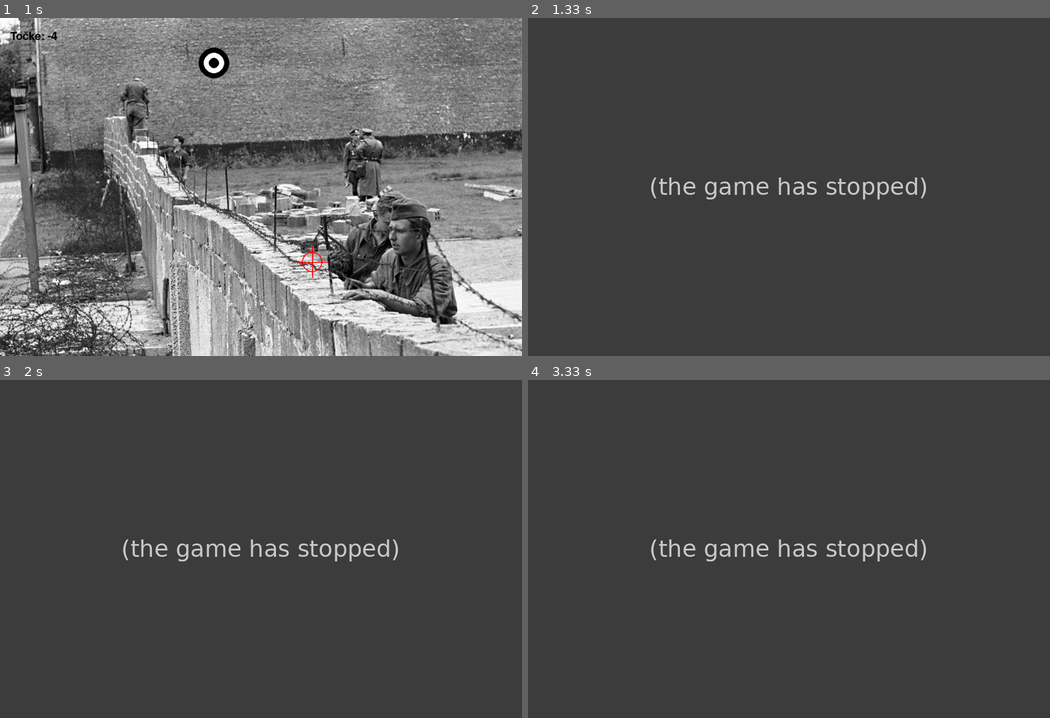
Above: before the commit, frames 1-4 (two rows, left to right).
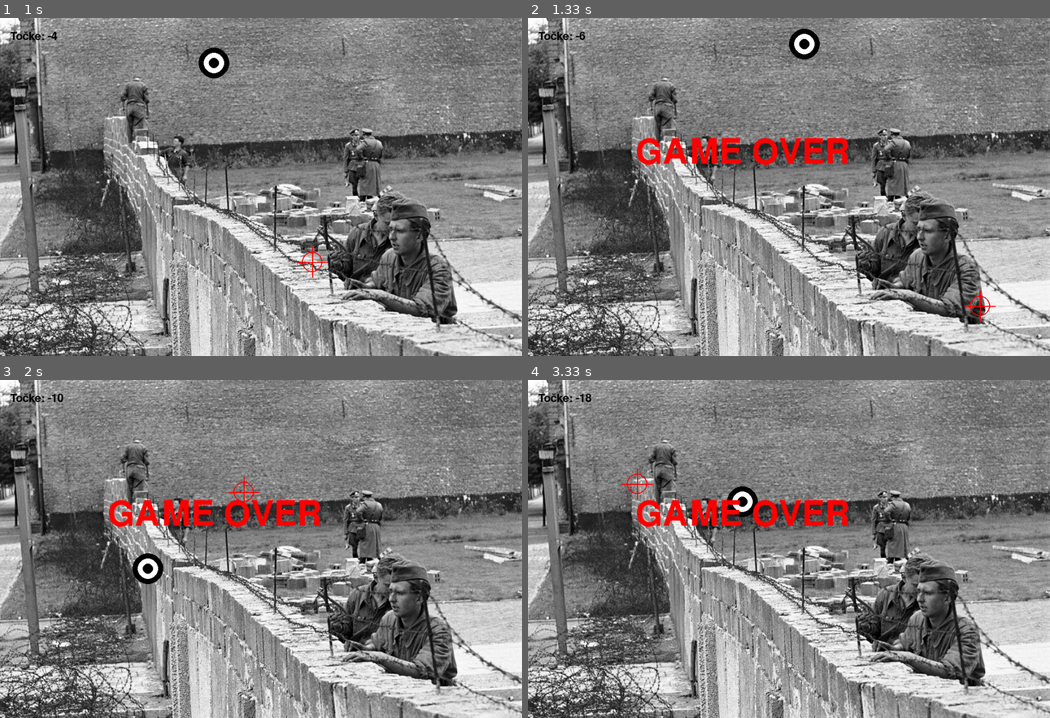
Above: after the commit, the same moments.

Repository: LolekLiam/PyGame-delavnica
Game: pygame game, started from igra1.py
Same seed, same stepped clock (60 frames per second), same inputs: the game is played once before the commit and once after it.
Inputs (mouse positions are in pixels of both pictures, inside the frame that each line leads up to):
- Up to frame 1 (1 s): click (261, 187) at 0.38 s; click (313, 261) at 0.72 s
- Up to frame 2 (1.33 s): click (982, 305) at 1.05 s
- Up to frame 3 (2 s): click (135, 481) at 1.38 s; click (245, 491) at 1.72 s
- Up to frame 4 (3.33 s): click (715, 478) at 2.05 s; click (971, 636) at 2.38 s; click (616, 582) at 2.72 s; click (637, 484) at 3.05 s

Frame 1 is identical in both runs. In frame 2, 85% of the frame differs, in the area x 0-100%, y 0-100%; in frame 3, 85%; in frame 4, 85%.
Before the commit the program exited at 1.05 s; later frames show no game.

Commit message:
make basic gameover and win logic

Diff:
--- a/igra1.py
+++ b/igra1.py
@@ -10,6 +10,7 @@
 pygame.display.set_caption("Moja prva igra") #Ime igre
 bg=pygame.image.load("bg.jpg").convert_alpha() #Najava ozadja
 font=pygame.font.SysFont(name="Comic sans",size=32) #Najava fonta xd
+font2=pygame.font.SysFont(name="Comic sans",size=100) #Najava fonta2 xd
 target_pos=(100,100)
 pnt=0
 
@@ -54,7 +55,11 @@
     screen.blit(text,(20,25))
 
     if pnt<=-5:
-        exit()
+        gmover=font2.render("GAME OVER",True,(255,0,0))
+        screen.blit(gmover,(210,230))
+    if pnt>=10:
+        win=font2.render("YOU WIN",True,(255,0,0))
+        screen.blit(win,(260,230))
 
     pygame.display.update() #Next frame, vedno mora biti na koncu
     clock.tick(60) #Razen clock, ker je pač clock Xd
